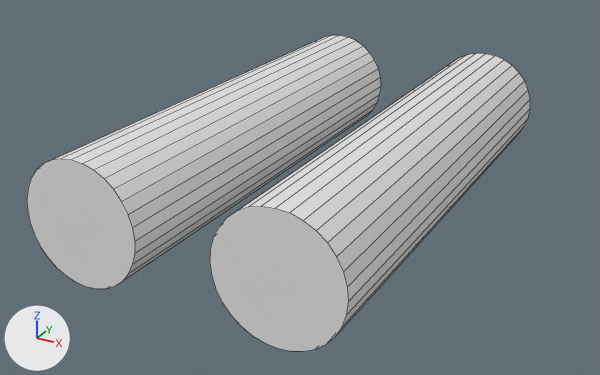
One commit to the OBJ model src/main/resources/assets/electricity/models/dc_string_cable/dc_string_cable_arm.obj: the scene before it, then after it.
Rendered twice from a 50 mm camera at (0.753, -0.654, 0.253) aimed at (0.498, -0.19, 0.022). The lights are fixed; the arrows at lower left show +X, +Y and +Z. The picture after the commit comes second. Mesh edges are drawn as thin lines. Where no turn or scale is listed for an object, it has been applied to the vertices.

Names of what the first picture shows: 'cable'.
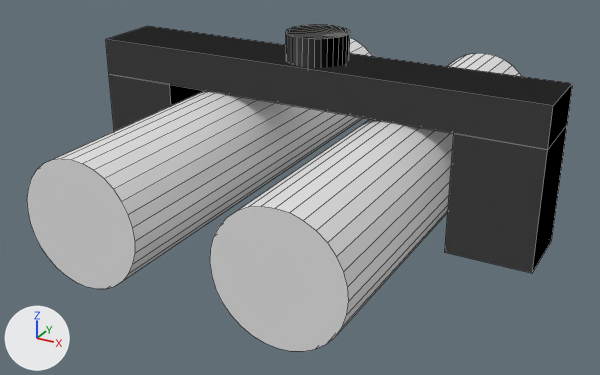
Patch to the scene script:
```diff
--- a/src/main/resources/assets/electricity/models/dc_string_cable/dc_string_cable_arm.obj.py
+++ b/src/main/resources/assets/electricity/models/dc_string_cable/dc_string_cable_arm.obj.py
@@ mat_cleat @@
+mat_cleat = principled_material('cleat')
+mat_cleat.base_color = (0.8, 0.8, 0.8)  # white #e7e7e7
@@ me_cleat @@
+me_cleat.from_pydata(...)  # 84 vertices, 65 faces; spans x 0.338..0.662, y -0.194..-0.144, z 0.0..0.126
+me_cleat.materials.append(mat_cleat)  # its picture is missing
@@ ob_cleat @@
+ob_cleat = bpy.data.objects.new('cleat', me_cleat)
+ob_cleat.location = (0.0, 0.0, 0.0)
```

Boxes (x1, y1, x2, y2) around the edits, measured in the pictures (600 x 375 px):
'cleat', added
    after: (106, 25, 573, 273)
